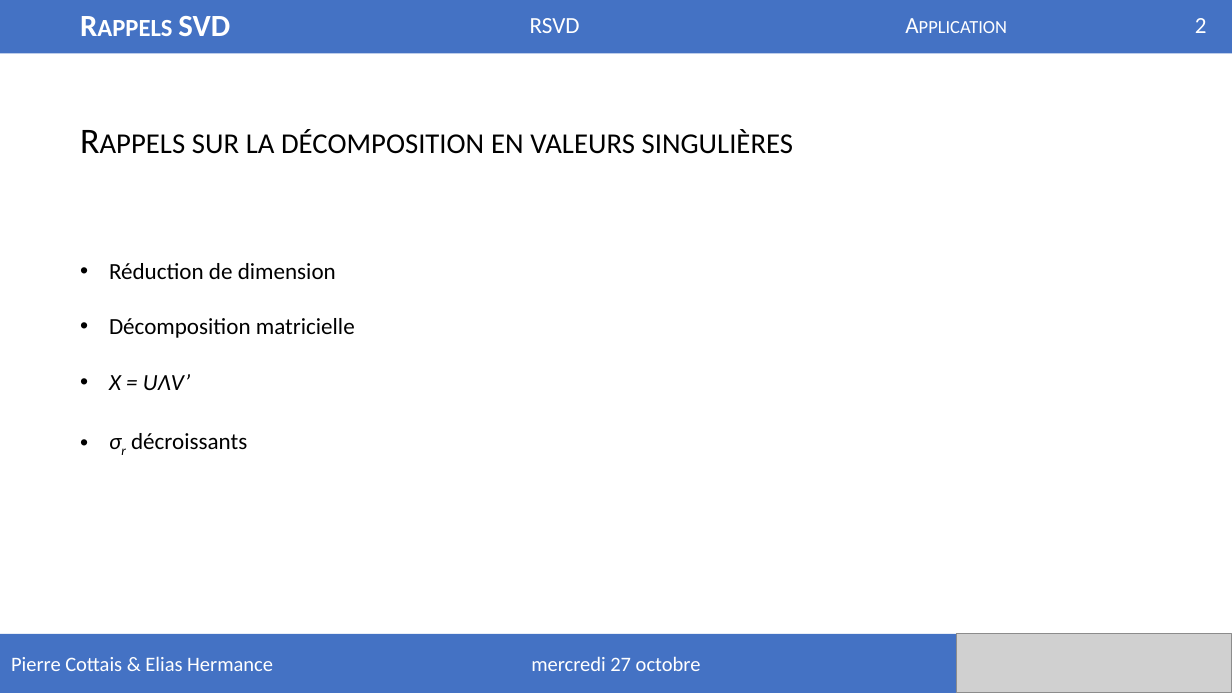
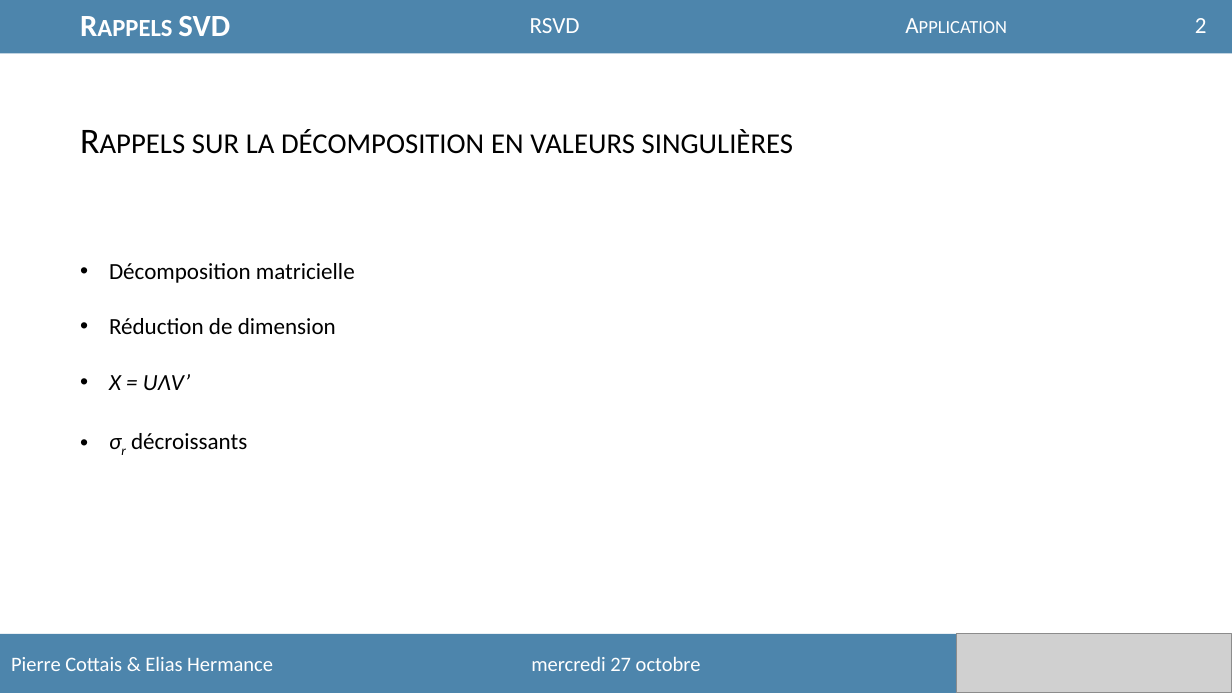
Before and after one commit to Easill/RSVD, a slide deck: slide 2 of presentation.pptx. Drawn at 1232x693 pixels with LibreOffice and Linux fonts; fonts in the diff are those of the drawing; grey boxes stand for pictures. Boxes give left, top, right and bottom in pixels: in the first picture for what was removed or moved away, otherwise in the second. Text is boxed around its words. In the diff, an @@ line names an element or a change of style, - is before the commit and + after.

```diff
--- a/presentation.pptx
+++ b/presentation.pptx
@@ rectangle at box(0, 0, 1232, 54): fill #4472C4 to #4D85AC @@
@@ text at box(109, 263, 355, 283): paragraph added @@
+• Décomposition matricielle
@@ text at box(109, 318, 355, 338): paragraph removed @@
-• Décomposition matricielle
@@ rectangle at box(0, 634, 1232, 693): fill #4472C4 to #4D85AC @@
```
Also in this commit, not shown: 5 other slides changed.
